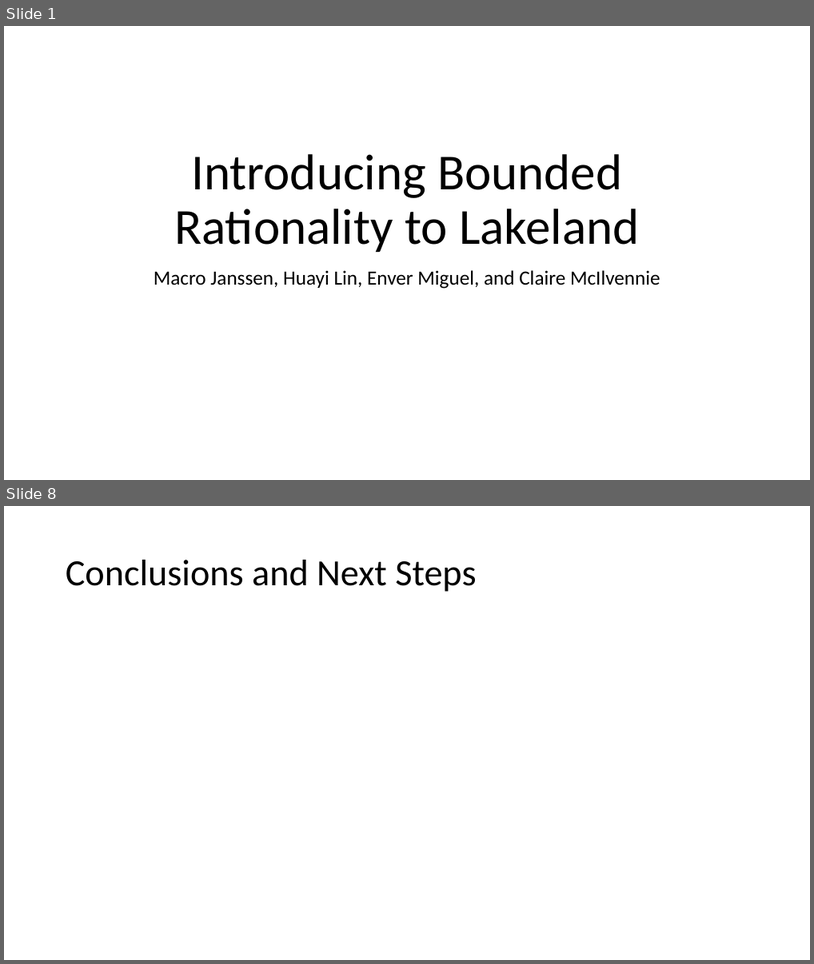
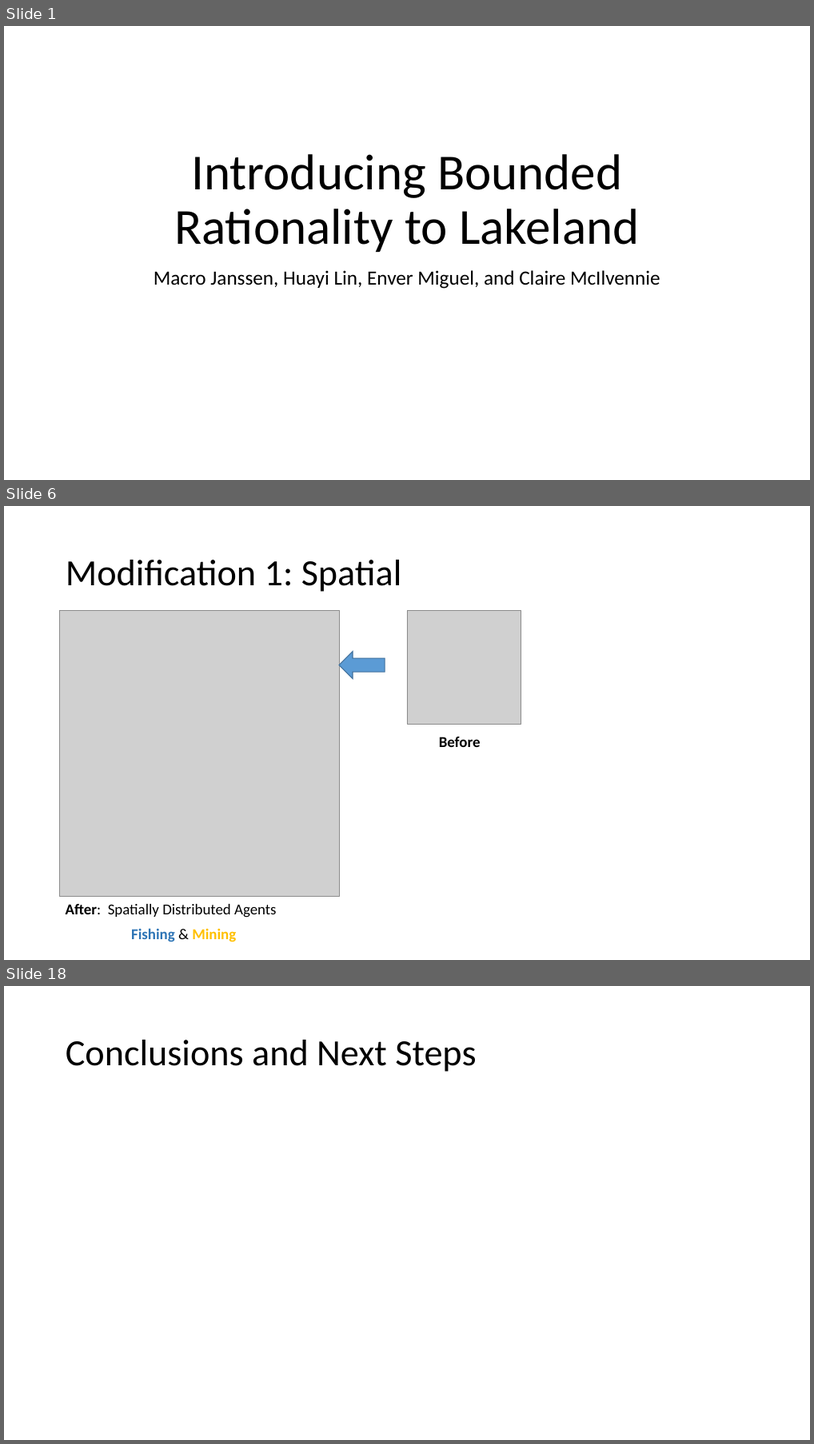
Before and after one commit to ruiqing369/Lakeland, a slide deck: Lakeland Presentation.pptx. Shown one above the other, each under a label of ours: slides 1 and 8 before the commit, slides 1, 6 and 18 after it; the slides between them are not shown. The pictures are 814x964 and 814x1444 pixels, drawn with LibreOffice and Linux fonts; fonts in the diff are those of the drawing; grey boxes stand for pictures. Boxes give left, top, right and bottom in pixels: in the first picture for what was removed or moved away, otherwise in the second. Text is boxed around its words. In the diff, an @@ line names an element or a change of style, - is before the commit and + after.

```diff
--- a/Lakeland Presentation.pptx
+++ b/Lakeland Presentation.pptx
@@ slide 6 added at [4,506,810,960], background #FFFFFF @@
@@ title added at [66,560,402,592], 44 pt, text #000000 @@
+Modification 1: Spatial
@@ picture added at [60,611,340,896] @@
@@ picture added at [407,611,522,724] @@
@@ right arrow added at [339,651,385,679], fill #5B9BD5, outline #43739E 1 pt @@
@@ text added at [439,736,481,747], 18 pt, text #000000, bold @@
+Before
@@ text added at [66,904,277,917], 18 pt, text #000000 @@
+After: Spatially Distributed Agents
@@ text added at [131,928,236,942], 18 pt, text #2E75B6, bold @@
+Fishing & Mining
@@ what was slide 8 is now slide 18 @@
```
Also in this commit, not shown: 4 slides changed, 11 other slides added, 2 slides removed, 1 other file.
